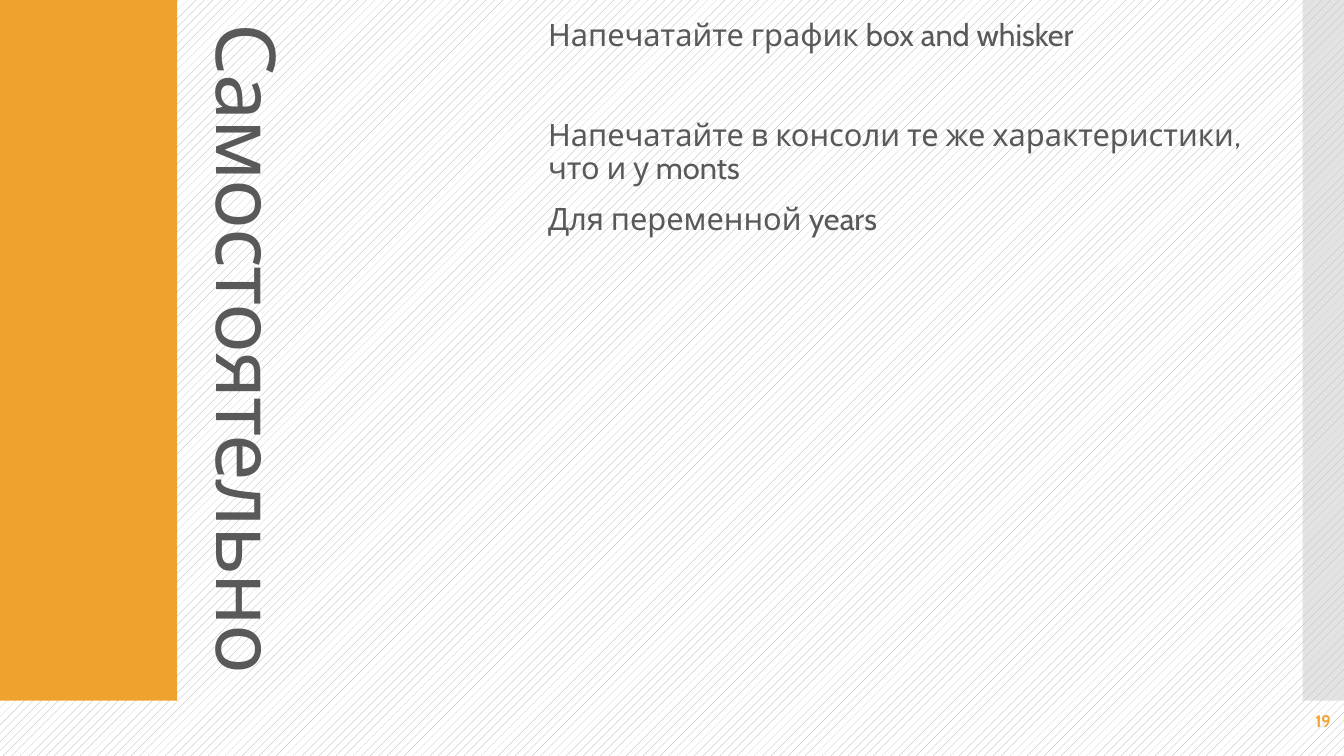
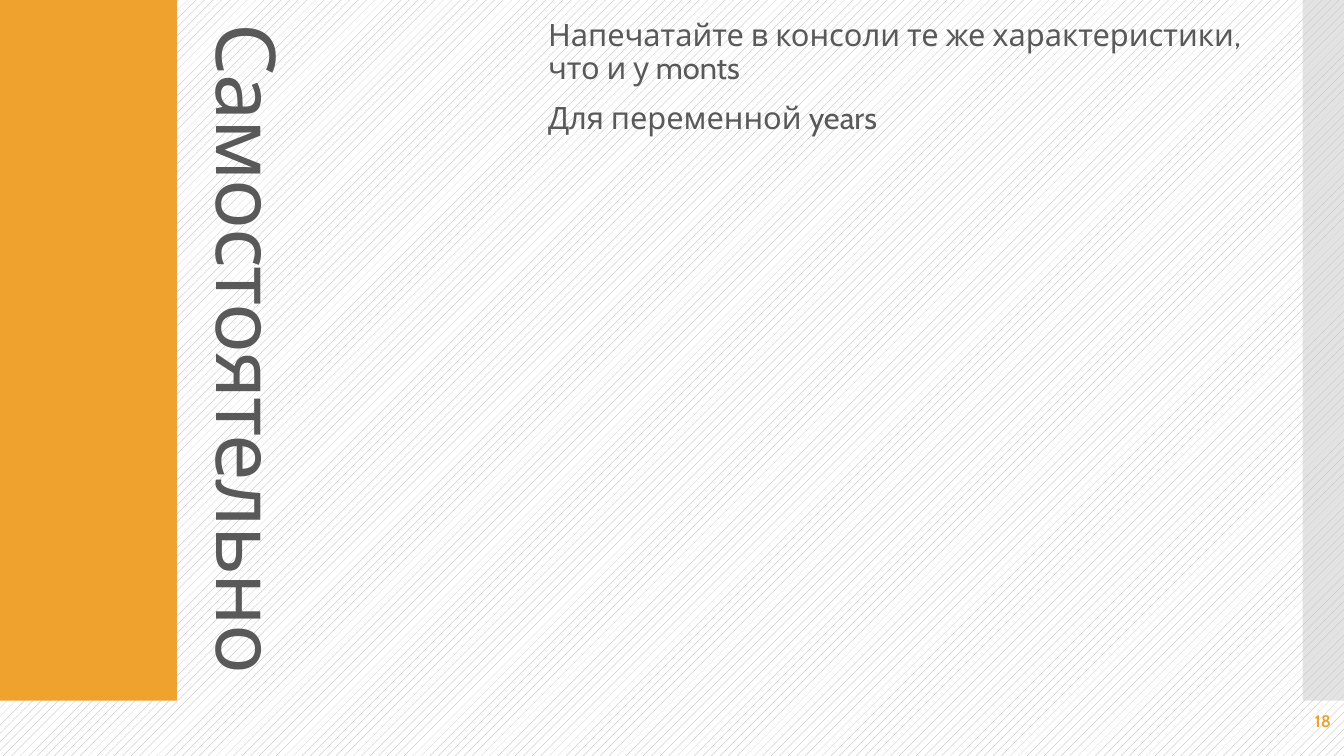
Before and after one commit to Alex-Samarkin/untitled13, a slide deck: slide 18 of 02 NUMPY 2.pptx (slide 19 before the commit). Drawn at 1344x756 pixels with LibreOffice and Linux fonts; fonts in the diff are those of the drawing. Boxes give left, top, right and bottom in pixels: in the first picture for what was removed or moved away, otherwise in the second. Text is boxed around its words. In the diff, an @@ line names an element or a change of style, - is before the commit and + after.

```diff
--- a/02 NUMPY 2.pptx
+++ b/02 NUMPY 2.pptx
@@ text at box(548, 18, 1074, 55): paragraph removed @@
-Напечатайте график box and whisker
@@ page number at box(1315, 715, 1331, 731): text changed @@
-19
+18
```
Also in this commit, not shown: 5 other slides changed, 9 slides added, 1 slide removed, 1 other file.
